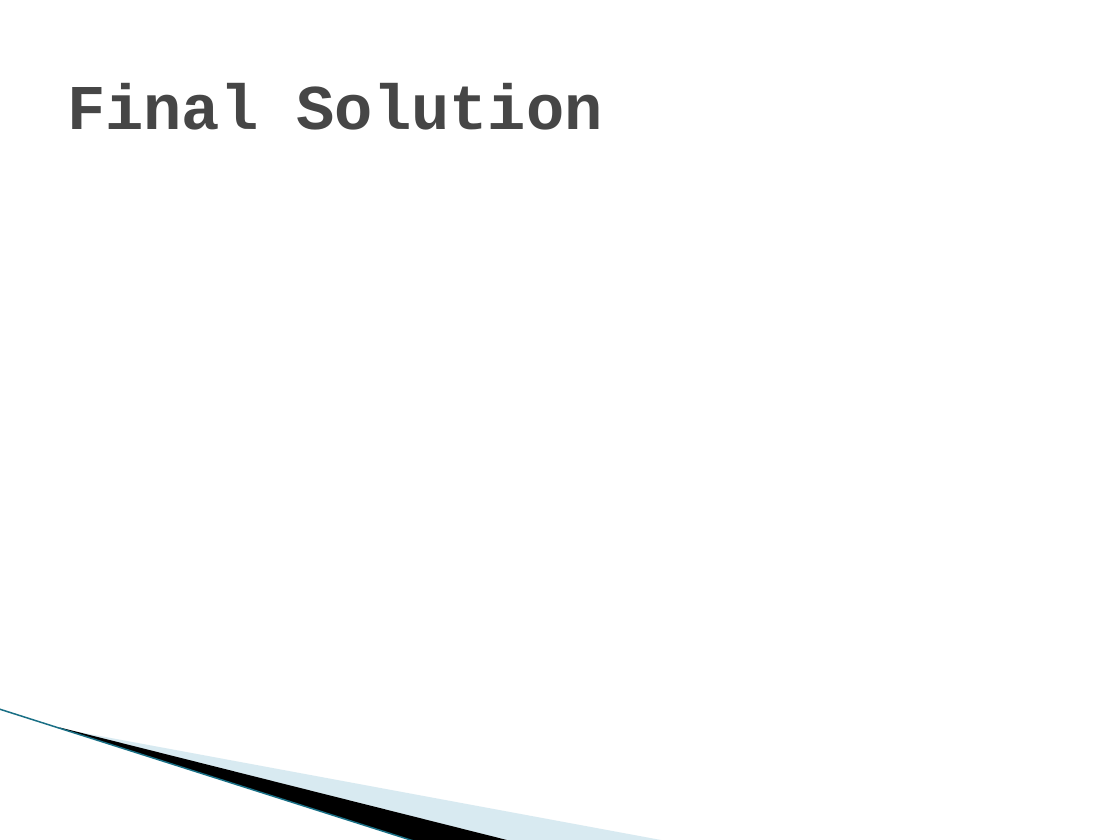
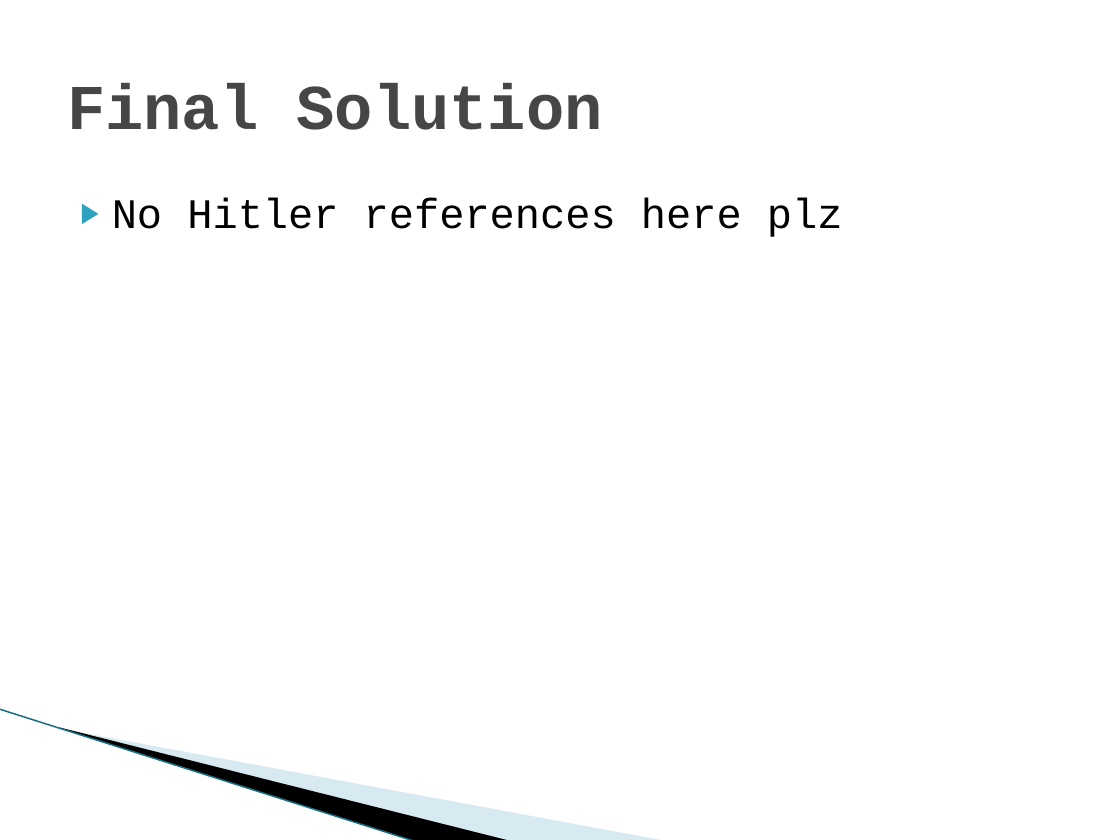
Before and after one commit to nz-Mark-Y/Object-Detection-SoC, a slide deck: slide 12 of documentation/Phase 3.pptx. Drawn at 1120x840 pixels with LibreOffice and Linux fonts; fonts in the diff are those of the drawing; background and template pictures are left out. Boxes give left, top, right and bottom in pixels: in the first picture for what was removed or moved away, otherwise in the second. Text is boxed around its words. In the diff, an @@ line names an element or a change of style, - is before the commit and + after.

```diff
--- a/documentation/Phase 3.pptx
+++ b/documentation/Phase 3.pptx
@@ text added at [112,198,843,237], 27 pt, text #000000 @@
+▶ No Hitler references here plz
```
Also in this commit, not shown: 5 other slides changed.
